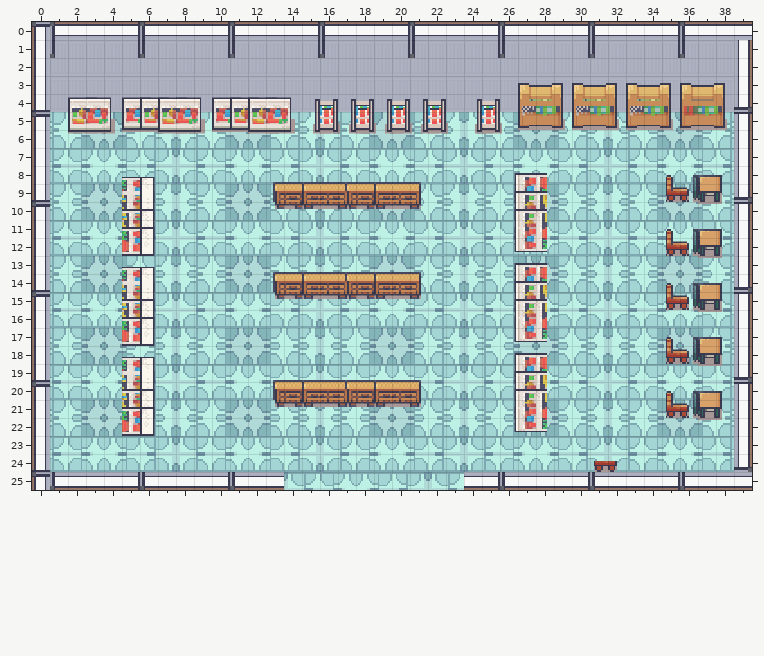
One commit to this Tiled map (JSON): Amy'sTasks/assets/FruitTiled.tmj. The picture above is the old version.
Cells are 20x20 px. Shown: x 0..39, y 0..25. Not drawn, because the pictures are missing: unchanged layer "fruitLayer".
Once edited:
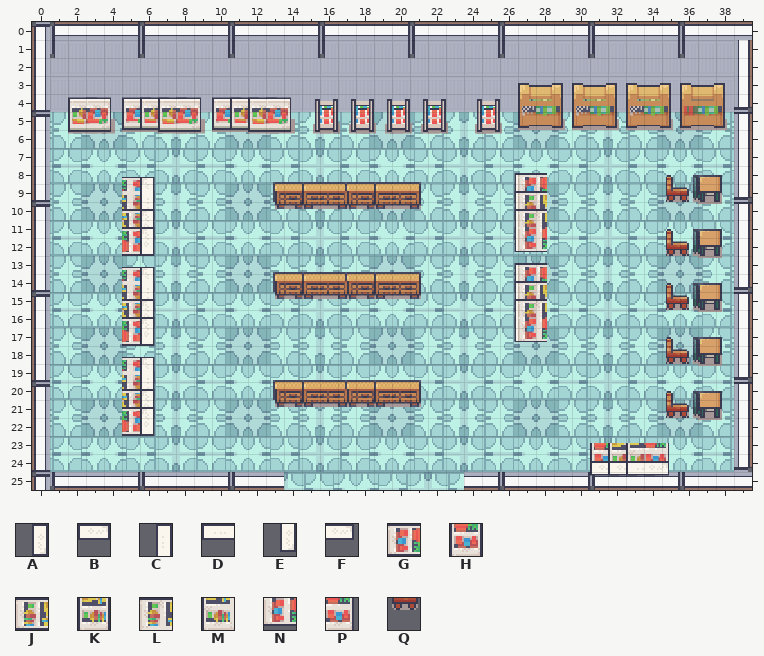
Key: from "interiorFruit": A 290 flipped on the diagonal, B 290 flipped up-down, C 292 flipped on the diagonal, D 292 flipped up-down, E 293 flipped on the diagonal, F 293 flipped up-down, G 306 flipped on the diagonal, H 306 flipped up-down, J 307 flipped on the diagonal, K 307 flipped up-down, L 308 flipped on the diagonal, M 308 flipped up-down, N 309 flipped on the diagonal, P 309 flipped up-down, Q 521.
_ is an empty cell.
What changed:
Layer "tableLayer":
The author changed tile Q to tile B in row 25 at x 31.
Tile B now appears in row 25 at x 32.
Tile D now appears in row 25 at x 33.
Tile F now appears in row 25 at x 34.
Tile H now appears in row 24 at x 31.
Tile K now appears in row 24 at x 32.
Tile M now appears in row 24 at x 33.
Tile P now appears in row 24 at x 34.
Tile A is removed in rows 19 to 20 at x 26.
Tile C is removed in row 21 at x 26.
Tile E is removed in row 22 at x 26.
Tile G is removed in row 19 at x 27.
Tile J is removed in row 20 at x 27.
Tile L is removed in row 21 at x 27.
Tile N is removed in row 22 at x 27.
Boxes around the changes in both pictures, in picture pixels (x1, y1, x2, y2):
removed: (514, 353, 547, 432)
changed: (590, 443, 669, 476)
